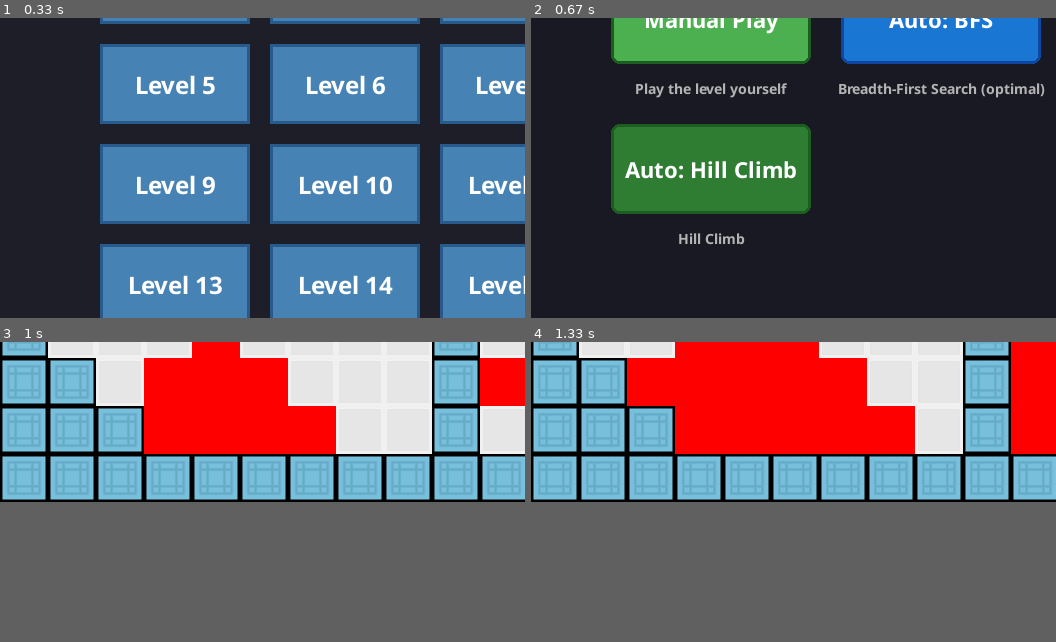
Above: before the commit, frames 1-4 (two rows, left to right).
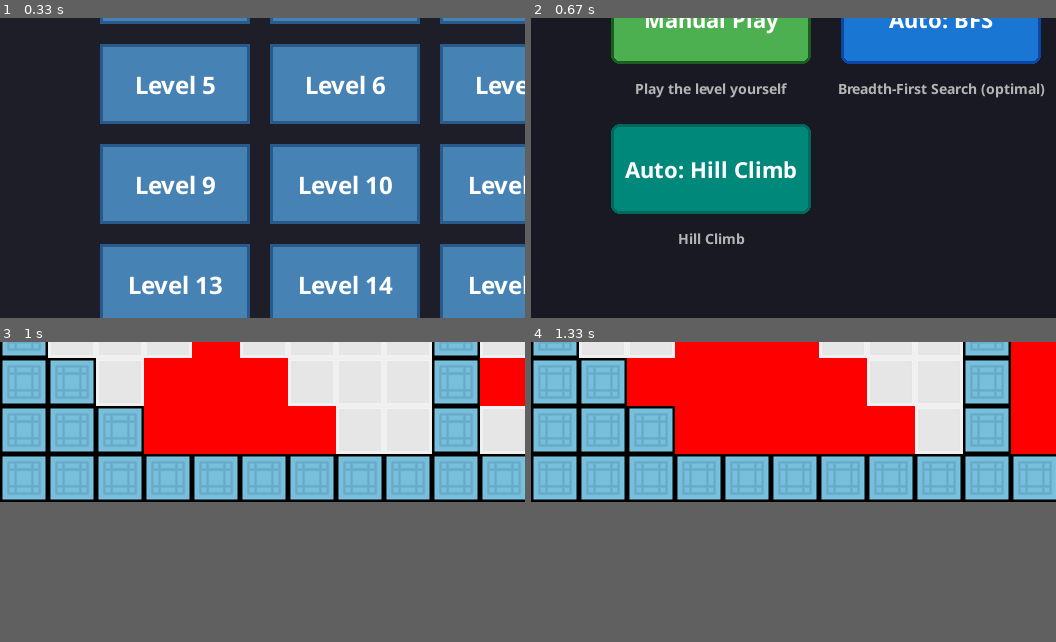
Above: after the commit, the same moments.

Repository: C0ncatS/lava-and-aqua-pygame
Game: pygame game, started from main.py
Same seed, same stepped clock (60 frames per second), same inputs: the game is played once before the commit and once after it.
Inputs:
- Up to frame 1 (0.33 s): no input
- Up to frame 2 (0.67 s): click "Level 1" at 0.38 s
- Up to frame 3 (1 s): click "Auto: BFS" at 0.72 s
- Up to frame 4 (1.33 s): tap Z at 1 s
The pictures show only the part of the screen within x 0-50%, y 37-87%; the shares and areas given below are measured in that part.

Frame 1 is identical in both runs. In frame 2, 11% of the frame differs, in the area x 15-54%, y 35-66%; in frame 3, nothing differs; in frame 4, nothing differs.

Commit message:
Update Hill Climb button theme and enhance window caption in UI
- Changed the button theme for the Hill Climb algorithm in the menu from GREEN to TEAL for better visual distinction.
- Added functionality to set the window caption in the UserInterface to display the current level name and selected algorithm, improving user experience.

Diff:
--- a/menu.py
+++ b/menu.py
@@ -245,7 +245,7 @@
         "Auto: UCS", Algorithms.UCS, "Uniform Cost Search", ButtonTheme.ORANGE
     ),
     AlgorithmConfig(
-        "Auto: Hill Climb", Algorithms.HILL_CLIMB, "Hill Climb", ButtonTheme.GREEN
+        "Auto: Hill Climb", Algorithms.HILL_CLIMB, "Hill Climb", ButtonTheme.TEAL
     ),
 ]
 
--- a/ui.py
+++ b/ui.py
@@ -1,3 +1,5 @@
+import os
+
 import pygame
 from pygame import Vector2
 
@@ -134,6 +136,10 @@
             pygame.RESIZABLE,
         )
 
+        # Set window caption to show the current level
+        level_name = os.path.basename(self.level_file).replace(".txt", "").replace("level", "Level ")
+        pygame.display.set_caption(f"Lava & Aqua - {level_name} - {self.solve_algo.value}")
+
         # Create popups
         self.game_over_popup = GameOverPopup(window_size)
         self.victory_popup = VictoryPopup(window_size)
